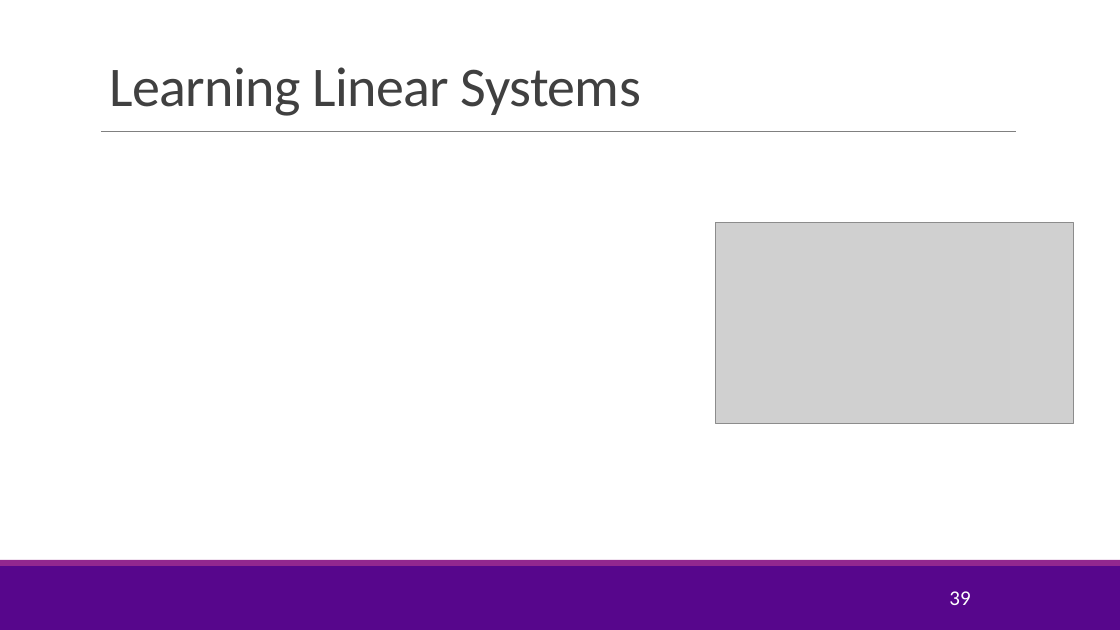
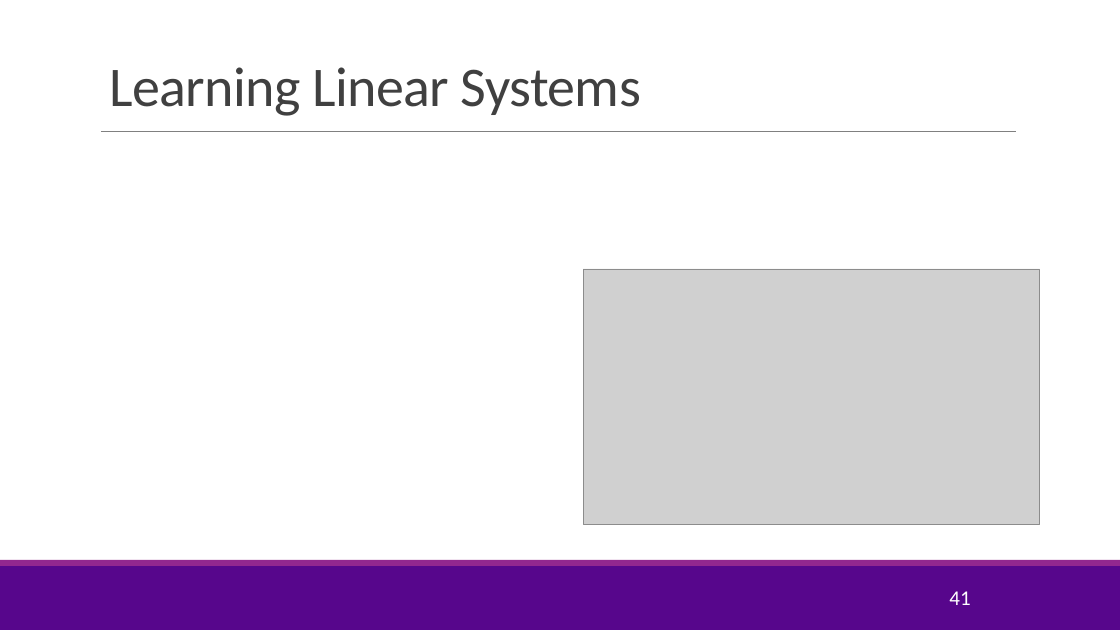
Before and after one commit to joshzzl/introml, a slide deck: slide 41 of lectures/Lect03_MultLinRegression.pptx (slide 39 before the commit). Drawn at 1120x630 pixels with LibreOffice and Linux fonts; fonts in the diff are those of the drawing; grey boxes stand for pictures; background and template pictures are left out. Boxes give left, top, right and bottom in pixels: in the first picture for what was removed or moved away, otherwise in the second. Text is boxed around its words. In the diff, an @@ line names an element or a change of style, - is before the commit and + after.

Commit message:
Changed the way the solution using covariance matrices is presented. Introduced the mean removal approach. Modified the slides on extension of linear regression slightly. Fixed some notations and typos.

```diff
--- a/lectures/Lect03_MultLinRegression.pptx
+++ b/lectures/Lect03_MultLinRegression.pptx
@@ picture: place and size @@
-picture at (716, 223, 1074, 423)
+picture at (583, 269, 1039, 524)
@@ page number at (949, 591, 970, 605): text changed @@
-39
+41
```
Also in this commit, not shown: 7 other slides changed, 3 slides added.
